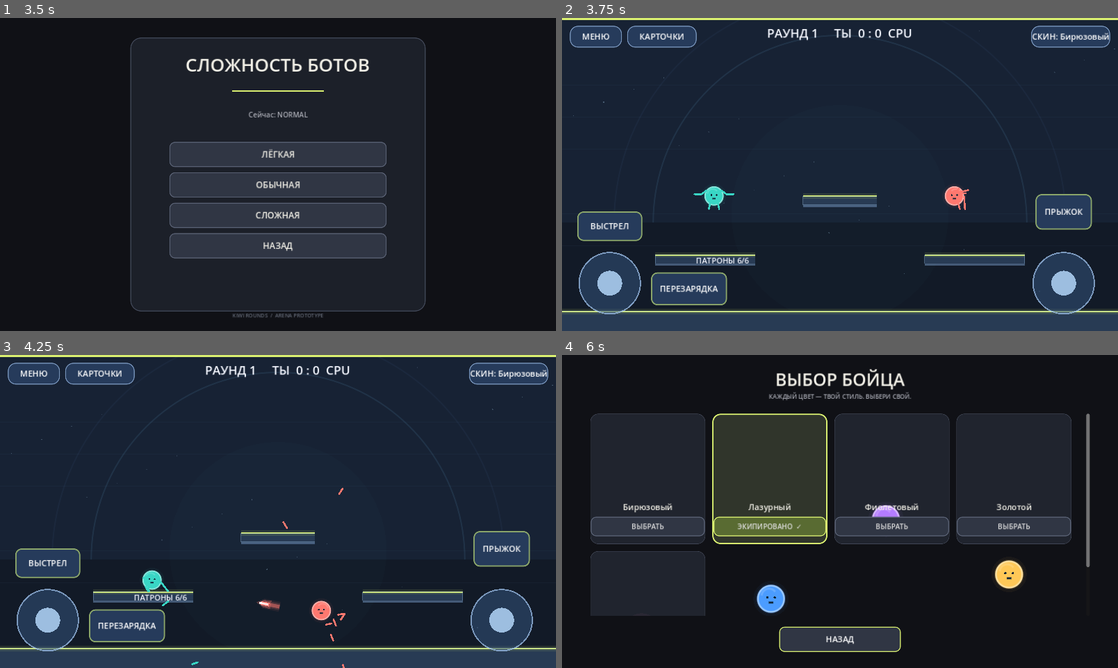
Above: before the commit, frames 1-4 (two rows, left to right).
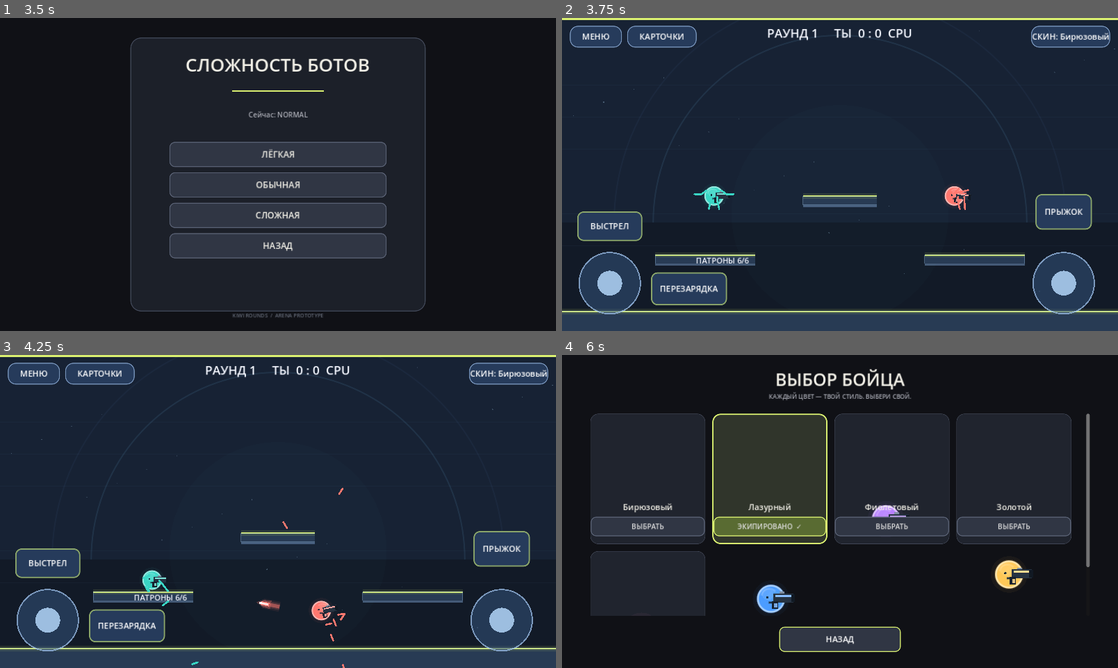
Above: after the commit, the same moments.

Repository: loslam-del/Kiwi-rounds
Game: Godot game, scene res://scenes/main.tscn
Same seed, same stepped clock (60 frames per second), same inputs: the game is played once before the commit and once after it.
Inputs:
- Up to frame 1 (3.5 s): click "ИГРАТЬ" at 0.5 s; click "ОНЛАЙН — ПОЗЖЕ" at 1.25 s; click "НАЗАД" at 2 s; click "ПРОТИВ БОТОВ" at 2.75 s
- Up to frame 2 (3.75 s): click "ЛЁГКАЯ" at 3.5 s
- Up to frame 3 (4.25 s): no input
- Up to frame 4 (6 s): click "СКИН: Бирюзовый" at 4.25 s; click "ЭКИПИРОВАНО ✓" at 5 s; click "ВЫБРАТЬ" at 5.75 s

Frame 1 is identical in both runs. In frame 2, less than 0.1% of the frame differs, in the area x 26-74%, y 55-60%; in frame 3, 0.1%; in frame 4, 0.3%, in the area x 37-85%, y 50-82%.
Error in both runs: Invalid assignment of property or key 'scale_amount' with value of type 'float' on a base object of type 'CPUParticles2D'. (res://scripts/pulse.gd:68)

Commit message:
Upgrade fighter visuals and weapon progression

Diff:
--- a/scripts/player.gd
+++ b/scripts/player.gd
@@ -57,6 +57,10 @@
 var extra_air_jumps := 0
 var gravity_scale := 1.0
 var air_control_scale := 1.0
+var homing_strength := 0.0
+var ricochet_count := 0
+var projectile_speed := 1050.0
+var weapon_level := 0
 var ground_accel_scale := 1.0
 var wall_jump_scale := 1.0
 
@@ -280,6 +284,32 @@
         "grounded":
             ground_accel_scale *= 1.22
             gravity_scale *= 0.92
+        "homing":
+            homing_strength = minf(homing_strength + 4.2, 8.0)
+            projectile_speed *= 0.90
+            weapon_level += 1
+        "ricochet":
+            ricochet_count += 2
+            pulse_force *= 0.88
+            weapon_level += 1
+        "heavy":
+            pulse_force *= 1.24
+            pulse_interval *= 1.15
+            weapon_level += 2
+        "rapid":
+            pulse_interval *= 0.78
+            pulse_force *= 0.91
+            weapon_level += 1
+        "magazine":
+            magazine_size += 3
+            ammo += 3
+            reload_duration *= 1.12
+            weapon_level += 1
+        "piercing":
+            projectile_speed *= 1.22
+            pulse_force *= 1.08
+            reload_duration *= 1.16
+            weapon_level += 2
 
 func reset_round(spawn: Vector2) -> void:
     global_position = spawn
@@ -437,18 +467,46 @@
     var center := Vector2(0.0, -7.0 + bob)
     var face := Color("#102536")
     draw_set_transform(Vector2.ZERO, 0.0, Vector2(facing, 1.0))
-    # Layered soft aura, crisp silhouette and small highlight: readable at phone scale.
-    draw_circle(center, 28.0, Color(body_color, 0.045))
+    # Character: layered enamel body, rim light and expressive face.
+    draw_circle(center, 29.0, Color(body_color, 0.045))
     draw_circle(center, 24.0, Color(body_color, 0.10))
     draw_circle(center, 21.0, body_color)
-    draw_arc(center, 20.8, 0.0, TAU, 48, body_color.lightened(0.42), 1.6, true)
-    draw_arc(center + Vector2(-3.0, -4.0), 12.0, PI * 1.05, PI * 1.78, 20, Color(1.0, 1.0, 1.0, 0.16), 2.0, true)
-    draw_circle(center + Vector2(-6.0, -2.0), 1.9, face)
-    draw_circle(center + Vector2(6.0, -2.0), 1.9, face)
-    draw_line(center + Vector2(-3.0, 6.0), center + Vector2(3.0, 6.0), face, 1.8, true)
+    draw_circle(center + Vector2(-5.0,-7.0), 9.0, Color(1.0,1.0,1.0,0.10))
+    draw_arc(center, 20.8, 0.0, TAU, 48, body_color.lightened(0.48), 1.8, true)
+    draw_arc(center + Vector2(-3.0,-4.0), 12.0, PI*1.05, PI*1.78, 20, Color(1,1,1,0.18), 2.0, true)
+    draw_circle(center + Vector2(-6.0,-2.0), 1.9, face)
+    draw_circle(center + Vector2(6.0,-2.0), 1.9, face)
+    draw_line(center + Vector2(-3.0,6.0), center + Vector2(3.0,6.0), face, 1.8, true)
     if hit_flash > 0.0:
-        draw_circle(center, 25.0, Color(1.0, 0.45, 0.34, hit_flash * 0.24))
-        draw_arc(center, 25.0, 0.0, TAU, 48, Color(1.0, 0.82, 0.72, hit_flash * 0.8), 2.2, true)
+        draw_circle(center,25.0,Color(1.0,0.45,0.34,hit_flash*0.24))
+        draw_arc(center,25.0,0.0,TAU,48,Color(1.0,0.82,0.72,hit_flash*0.8),2.2,true)
     if reload_visual > 0.0:
-        draw_arc(center, 27.0, -PI / 2.0, -PI / 2.0 + TAU * (1.0 - reload_visual), 28, Color.WHITE, 2.0, true)
-    draw_set_transform(Vector2.ZERO, 0.0, Vector2.ONE)
+        draw_arc(center,27.0,-PI/2.0,-PI/2.0+TAU*(1.0-reload_visual),28,Color.WHITE,2.0,true)
+    # Weapon is drawn independently from the fighter so upgrades visibly change its silhouette.
+    var aim_local := Vector2(aim_input.x * facing, aim_input.y).normalized()
+    if aim_local == Vector2.ZERO:
+        aim_local = Vector2.RIGHT
+    var gun_origin := Vector2(9.0, -8.0 + bob)
+    draw_set_transform(gun_origin, aim_local.angle(), Vector2.ONE)
+    var metal := Color("#263342")
+    var trim := body_color.lightened(0.35)
+    var barrel_len := 24.0 + float(weapon_level) * 2.5
+    draw_circle(Vector2(0,0), 15.0, Color(trim,0.10))
+    draw_rect(Rect2(-5,-7,barrel_len+8,14), metal)
+    draw_rect(Rect2(-2,-5,barrel_len+7,3), trim)
+    draw_rect(Rect2(barrel_len-1,-6,6,12), Color("#111923"))
+    draw_rect(Rect2(-8,5,10,12), Color("#17212e"))
+    draw_rect(Rect2(-4,8,5,7), trim.darkened(0.12))
+    draw_rect(Rect2(4,-10,8,3), Color("#7d8da1"))
+    if weapon_level >= 1:
+        draw_rect(Rect2(5,-12,barrel_len-1,3), trim)
+        draw_circle(Vector2(barrel_len-3,0),5.0,Color(trim,0.35))
+    if weapon_level >= 2:
+        draw_rect(Rect2(9,7,barrel_len-8,3), Color("#d6e1ec"))
+        draw_circle(Vector2(2,-13),3.0,Color("#f4d36e"))
+    if weapon_level >= 3:
+        draw_arc(Vector2(10,0),18.0,-PI*0.75,PI*0.75,24,trim,2.4,true)
+    if muzzle_flash > 0.0:
+        var flash_size := 8.0 + muzzle_flash * 90.0
+        draw_colored_polygon(PackedVector2Array([Vector2(barrel_len+2,0),Vector2(barrel_len+flash_size,-flash_size*0.42),Vector2(barrel_len+flash_size*0.55,0),Vector2(barrel_len+flash_size,flash_size*0.42)]),Color("#fff0a8",0.9))
+    draw_set_transform(Vector2.ZERO,0.0,Vector2.ONE)
